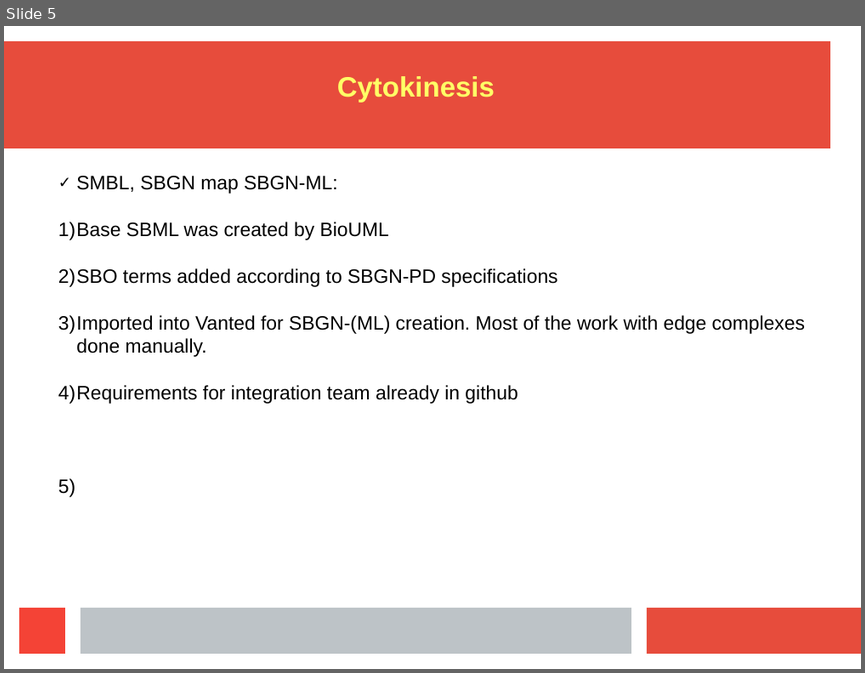
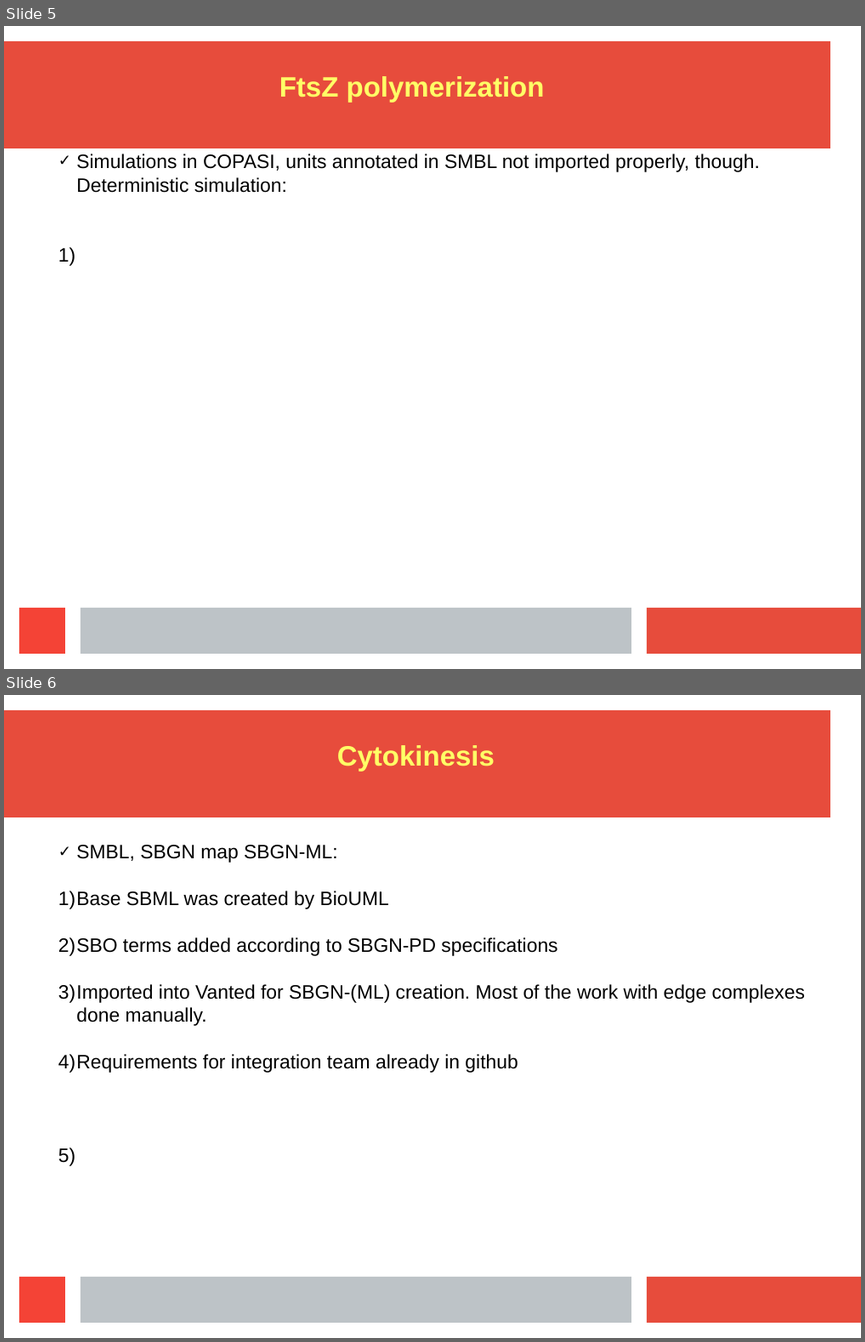
Before and after one commit to dagwa/wholecell-cytokinesis, a slide deck: presentation-slides/Cytokinesis_group_Friday_DP.odp. Shown one above the other, each under a label of ours: slide 5 before the commit, slides 5 and 6 after it. The pictures are 865x673 and 865x1342 pixels, drawn with LibreOffice and Linux fonts; fonts in the diff are those of the drawing. Boxes give left, top, right and bottom in pixels: in the first picture for what was removed or moved away, otherwise in the second. Text is boxed around its words. In the diff, an @@ line names an element or a change of style, - is before the commit and + after.

```diff
--- a/presentation-slides/Cytokinesis_group_Friday_DP.odp
+++ b/presentation-slides/Cytokinesis_group_Friday_DP.odp
@@ slide 5 added at box(4, 26, 861, 669), background #FFFFFF; not listed: 4 template elements that a slide beside it also shows @@
@@ text added at box(279, 76, 545, 102), 26 pt, text #FFFF66, bold @@
+FtsZ polymerization
@@ text added at box(76, 154, 760, 193), 18 pt, text #000000 @@
+✓ Simulations in COPASI, units annotated in SMBL not imported properly, though. Deterministic simulation:
@@ what was slide 5 is now slide 6 @@
```
Also in this commit, not shown: 1 slide changed.
